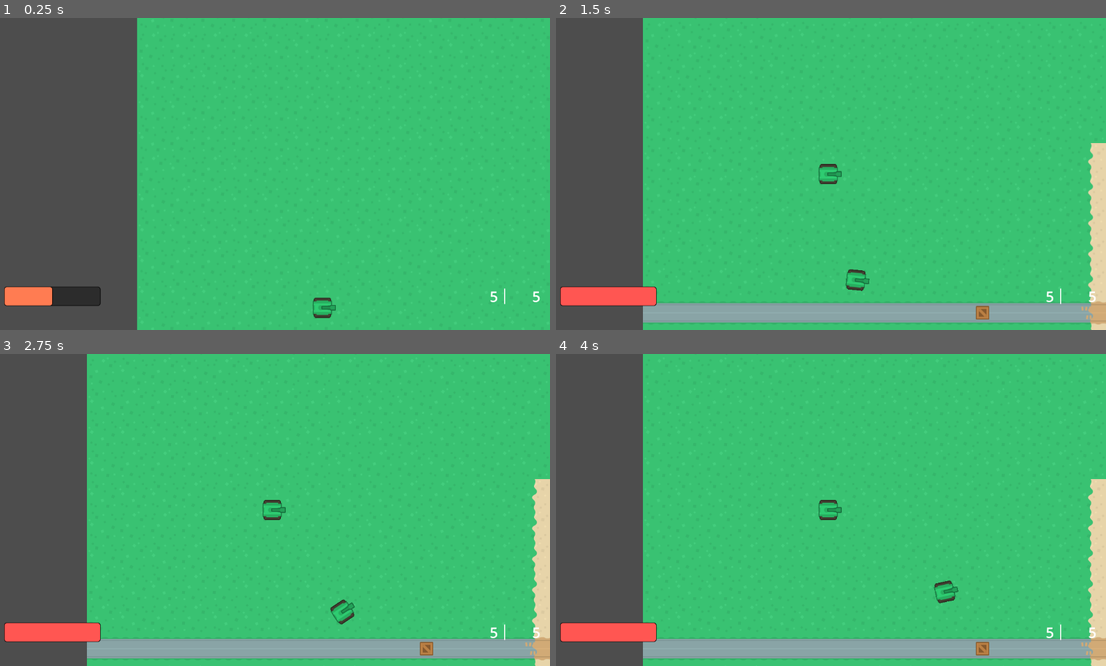
Above: before the commit, frames 1-4 (two rows, left to right).
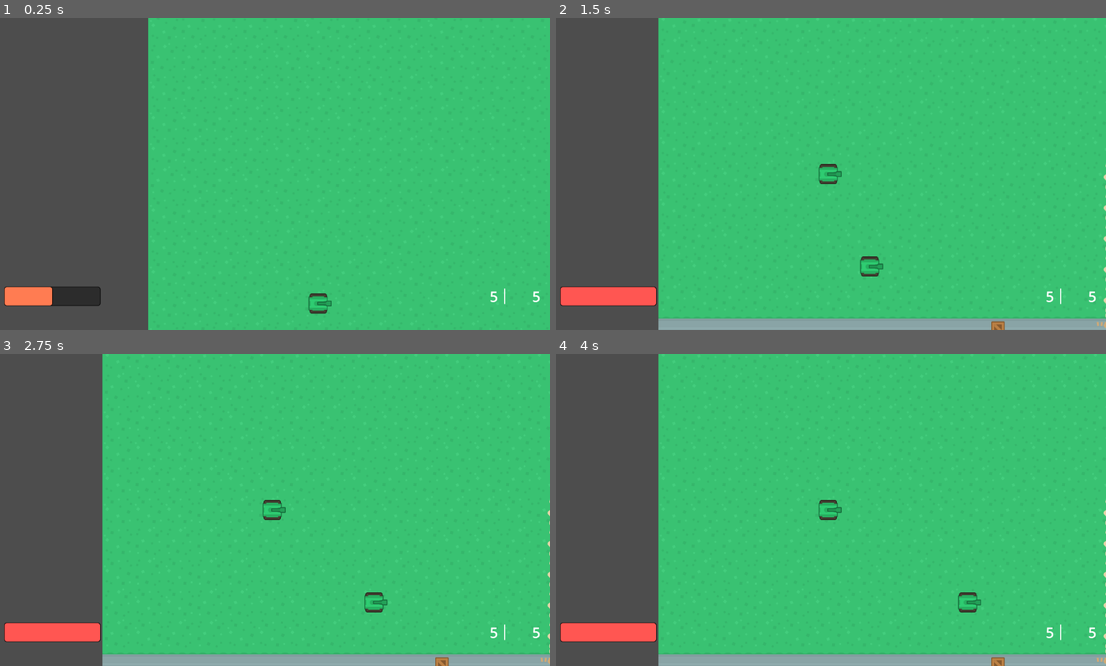
Above: after the commit, the same moments.

Repository: BrianMosbeux/Steel_Storm
Game: Godot game, scene res://scenes/main.tscn
Two runs of this game, one before a commit and one after it. Both use one fixed random seed, a clock stepped at 60 frames per second and the inputs below.
Inputs:
- Up to frame 1 (0.25 s): no input
- Up to frame 2 (1.5 s): no input
- Up to frame 3 (2.75 s): no input
- Up to frame 4 (4 s): no input

The runs differ from the first frame. In frame 1, 2.3% of the frame differs, in the area x 24-62%, y 0-100%; in frame 2, 11%; in frame 3, 11%; in frame 4, 11%, in the area x 15-100%, y 0-100%.

Commit message:
Just changed position of RespawnPoints in main scene for testing

Diff:
--- a/scenes/main.tscn
+++ b/scenes/main.tscn
@@ -13,6 +13,7 @@
 [ext_resource type="Script" path="res://scripts/pathfinding.gd" id="11_64nit"]
 
 [sub_resource type="TileSetAtlasSource" id="TileSetAtlasSource_fwfdd"]
+resource_name = "Ground"
 texture = ExtResource("9_hld7e")
 texture_region_size = Vector2i(64, 64)
 1:0/0 = 0
@@ -196,33 +197,33 @@
 [node name="AllyRespawnPoints" type="Node2D" parent="."]
 
 [node name="Marker2D" type="Marker2D" parent="AllyRespawnPoints"]
-position = Vector2(384, 1024)
+position = Vector2(352, 992)
 
 [node name="Marker2D2" type="Marker2D" parent="AllyRespawnPoints"]
-position = Vector2(320, 1216)
+position = Vector2(288, 1184)
 
 [node name="Marker2D3" type="Marker2D" parent="AllyRespawnPoints"]
-position = Vector2(320, 1408)
+position = Vector2(288, 1440)
 
 [node name="Marker2D4" type="Marker2D" parent="AllyRespawnPoints"]
-position = Vector2(384, 1600)
+position = Vector2(352, 1632)
 
 [node name="EnemyRespawnPoints" type="Node2D" parent="."]
 
 [node name="Marker2D" type="Marker2D" parent="EnemyRespawnPoints"]
-position = Vector2(2240, 1088)
+position = Vector2(2272, 992)
 rotation = 3.14159
 
 [node name="Marker2D2" type="Marker2D" parent="EnemyRespawnPoints"]
-position = Vector2(2304, 1216)
+position = Vector2(2336, 1184)
 rotation = 3.14159
 
 [node name="Marker2D3" type="Marker2D" parent="EnemyRespawnPoints"]
-position = Vector2(2304, 1408)
+position = Vector2(2336, 1440)
 rotation = 3.14159
 
 [node name="Marker2D4" type="Marker2D" parent="EnemyRespawnPoints"]
-position = Vector2(2240, 1600)
+position = Vector2(2272, 1632)
 rotation = 3.14159
 
 [node name="Camera2D" type="Camera2D" parent="."]
